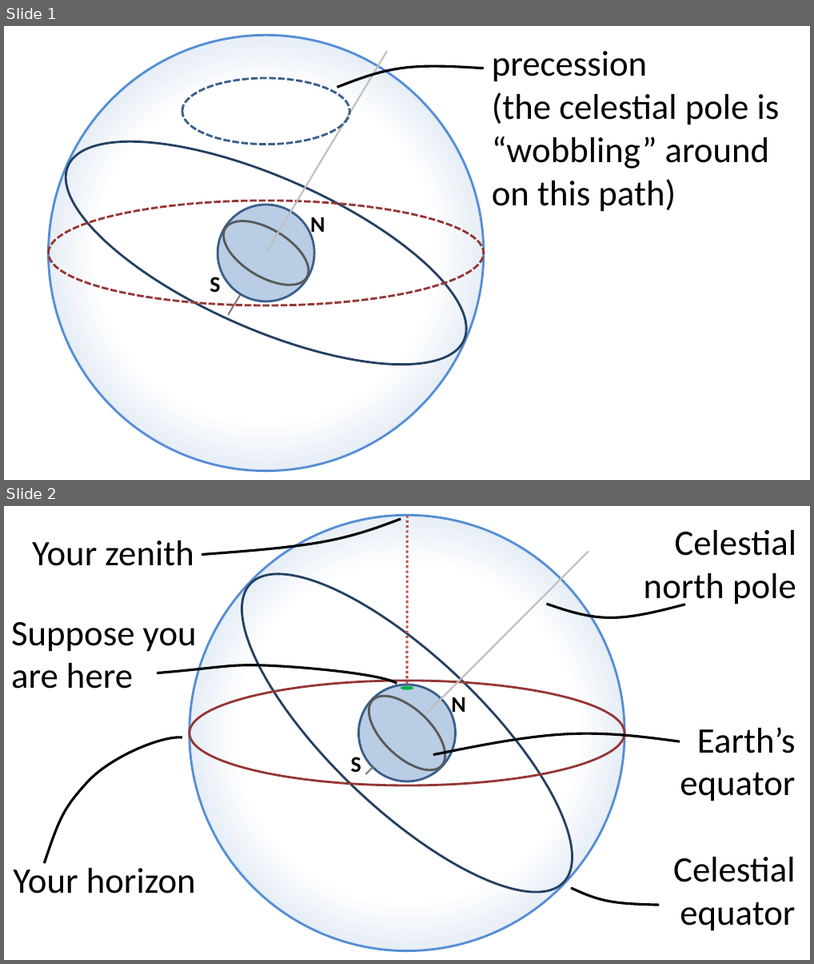
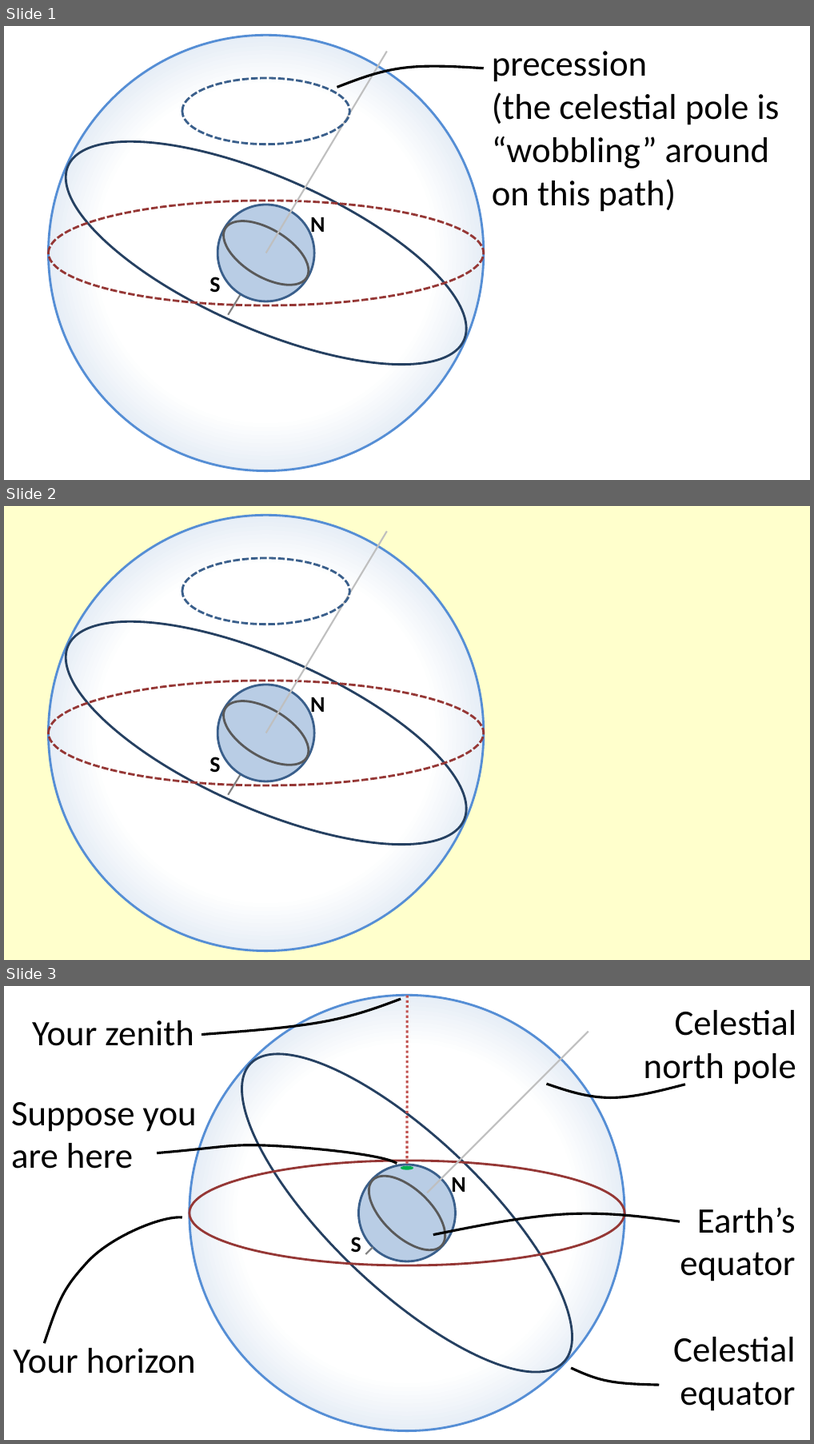
Before and after one commit to TheMysteriousHacker/TheMysteriousHacker.github.io, a slide deck: astronomy/geocentric/geocentric.pptx. Shown one above the other, each under a label of ours: slides 1 and 2 before the commit, slides 1, 2 and 3 after it. The pictures are 814x964 and 814x1444 pixels, drawn with LibreOffice and Linux fonts; fonts in the diff are those of the drawing. Boxes give left, top, right and bottom in pixels: in the first picture for what was removed or moved away, otherwise in the second. Text is boxed around its words. In the diff, an @@ line names an element or a change of style, - is before the commit and + after.

```diff
--- a/astronomy/geocentric/geocentric.pptx
+++ b/astronomy/geocentric/geocentric.pptx
@@ slide 2 added at [4, 506, 810, 960], background #FFFFCC @@
@@ ellipse added at [48, 515, 484, 950], fill gradient #FFFFFF to #B9CDE5, outline #558ED5 2 pt @@
@@ line added from (266, 732) to (387, 531), #BFBFBF 1.5 pt @@
@@ ellipse added at [38, 576, 494, 889], outline #376092 2 pt @@
@@ ellipse added at [182, 559, 350, 624], outline #3A5F8C 2 pt dashed @@
@@ ellipse added at [48, 680, 484, 785], outline #BF4C49 2 pt dashed @@
@@ ellipse added at [213, 688, 319, 778], outline #595959 2 pt @@
@@ ellipse added at [218, 684, 314, 781], fill #B9CDE5, outline #3A5F8C 2 pt @@
@@ text added at [310, 696, 325, 717], 20 pt, text #000000, bold @@
+N
@@ line added from (228, 795) to (278, 712), #808080 1.5 pt @@
@@ text added at [210, 756, 220, 772], 20 pt, text #000000, bold @@
+S
@@ what was slide 2 is now slide 3 @@
```
Also in this commit, not shown: 1 other slide added, 1 slide removed, 19 other files.
